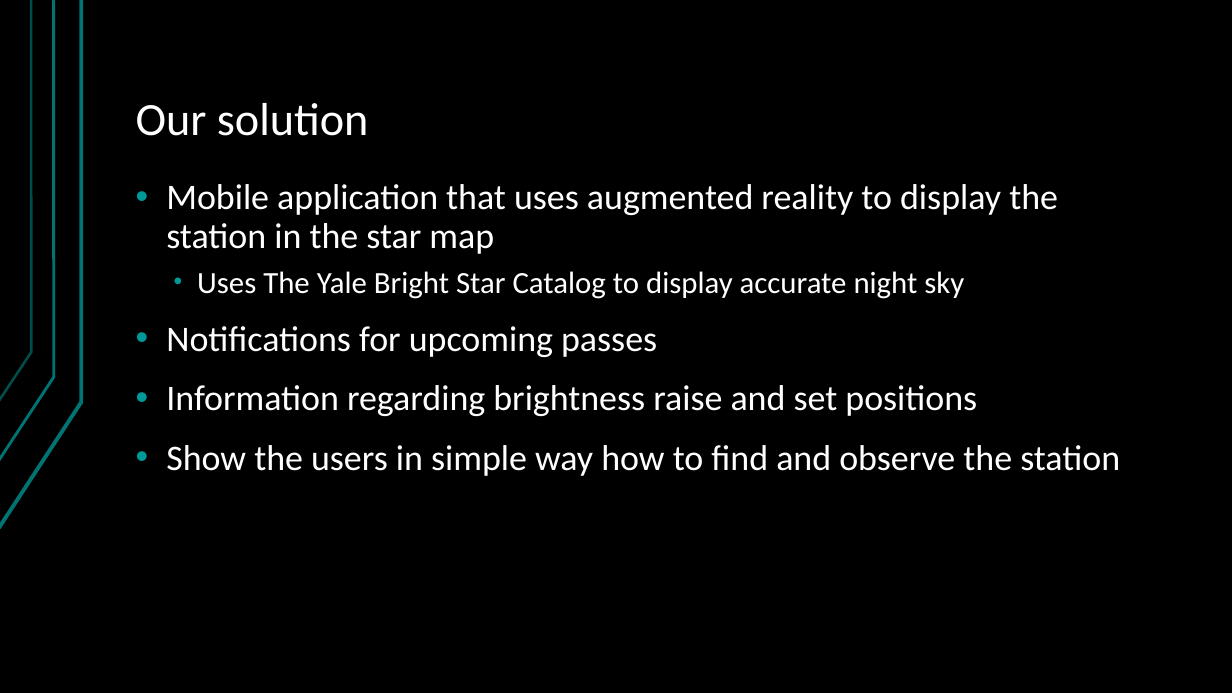
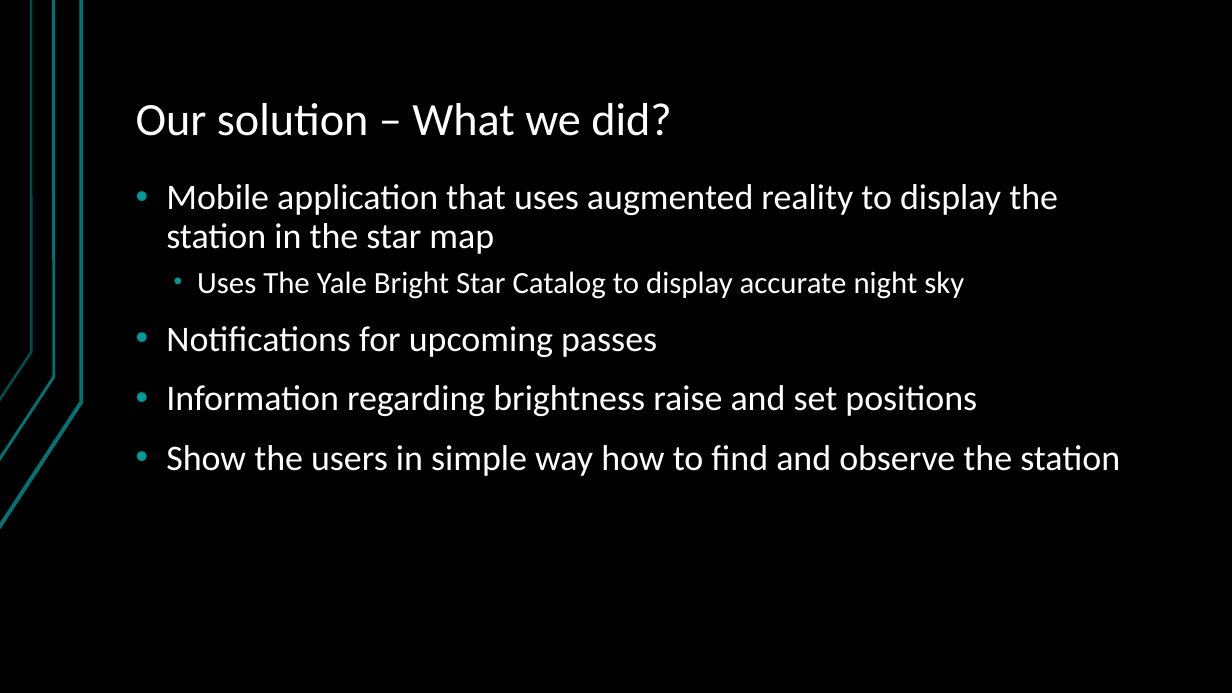
Before and after one commit to TKonov/NasaChallenge, a slide deck: slide 3 of Docs/ISS Finder Presentation.pptx. Drawn at 1232x693 pixels with LibreOffice and Linux fonts; fonts in the diff are those of the drawing; background and template pictures are left out. Boxes give left, top, right and bottom in pixels: in the first picture for what was removed or moved away, otherwise in the second. Text is boxed around its words. In the diff, an @@ line names an element or a change of style, - is before the commit and + after.

```diff
--- a/Docs/ISS Finder Presentation.pptx
+++ b/Docs/ISS Finder Presentation.pptx
@@ title at bbox=[136, 103, 672, 136]: text changed @@
-Our solution
+Our solution – What we did?
```
Also in this commit, not shown: 3 other slides changed, 2 slides added, 1 slide removed.
